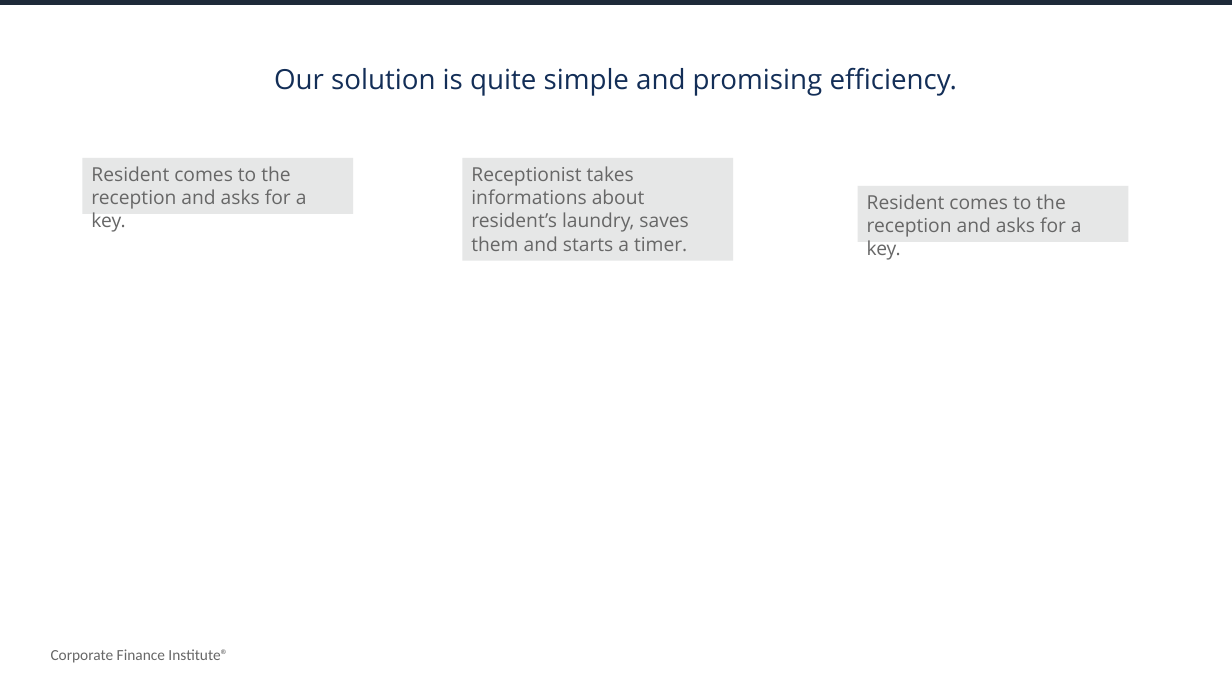
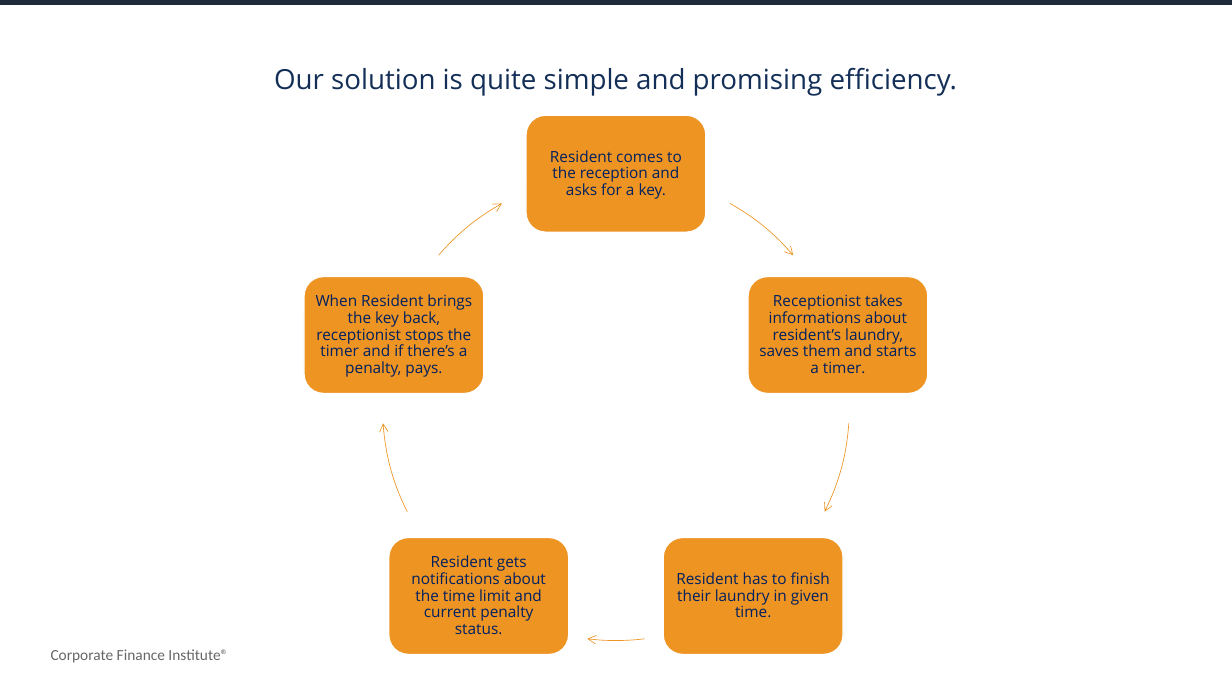
Before and after one commit to eyupbarlas/KeyFinder, a slide deck: slide 6 of Presentation/KeyFinder Proposal.pptx. Drawn at 1232x693 pixels with LibreOffice and Linux fonts; fonts in the diff are those of the drawing. Boxes give left, top, right and bottom in pixels: in the first picture for what was removed or moved away, otherwise in the second. Text is boxed around its words. In the diff, an @@ line names an element or a change of style, - is before the commit and + after.

```diff
--- a/Presentation/KeyFinder Proposal.pptx
+++ b/Presentation/KeyFinder Proposal.pptx
@@ text "Resident comes to the reception ...": place and size @@
-text "Resident comes to the reception ..." at (82, 158, 353, 214)
+text "Resident comes to the reception ..." at (550, 150, 682, 199)
@@ text "Resident comes to the reception ..." at (550, 150, 682, 199): size 15 to 12 pt, text colour #676767 to #002060; alignment left to centre; line spacing 1 to 0.9; more space between paragraphs; vertical alignment top to middle; fill #E6E7E7 to none @@
@@ group added at (304, 116, 929, 655): 5 rounded rectangles, 5 freeform shapes, 3 texts @@
+Resident has to finish their laundry in given time.
+Resident gets notifications about the time limit and current penalty status.
+When Resident brings the key back, receptionist stops the timer and if there’s a penalty, pays.
@@ rectangle removed at (858, 186, 1128, 242) @@
-Resident comes to the reception and asks for a key.
@@ text "Receptionist takes informations about resident’s ..." at (759, 294, 916, 373): size 15 to 12 pt, text colour #676767 to #002060; alignment left to centre; line spacing 1 to 0.9; more space between paragraphs; vertical alignment top to middle; fill #E6E7E7 to none @@
@@ text "Receptionist takes informations about resident’s ...": place and size @@
-text "Receptionist takes informations about resident’s ..." at (462, 158, 733, 261)
+text "Receptionist takes informations about resident’s ..." at (759, 294, 916, 373)
```
Also in this commit, not shown: 3 slides added, 1 slide removed.
